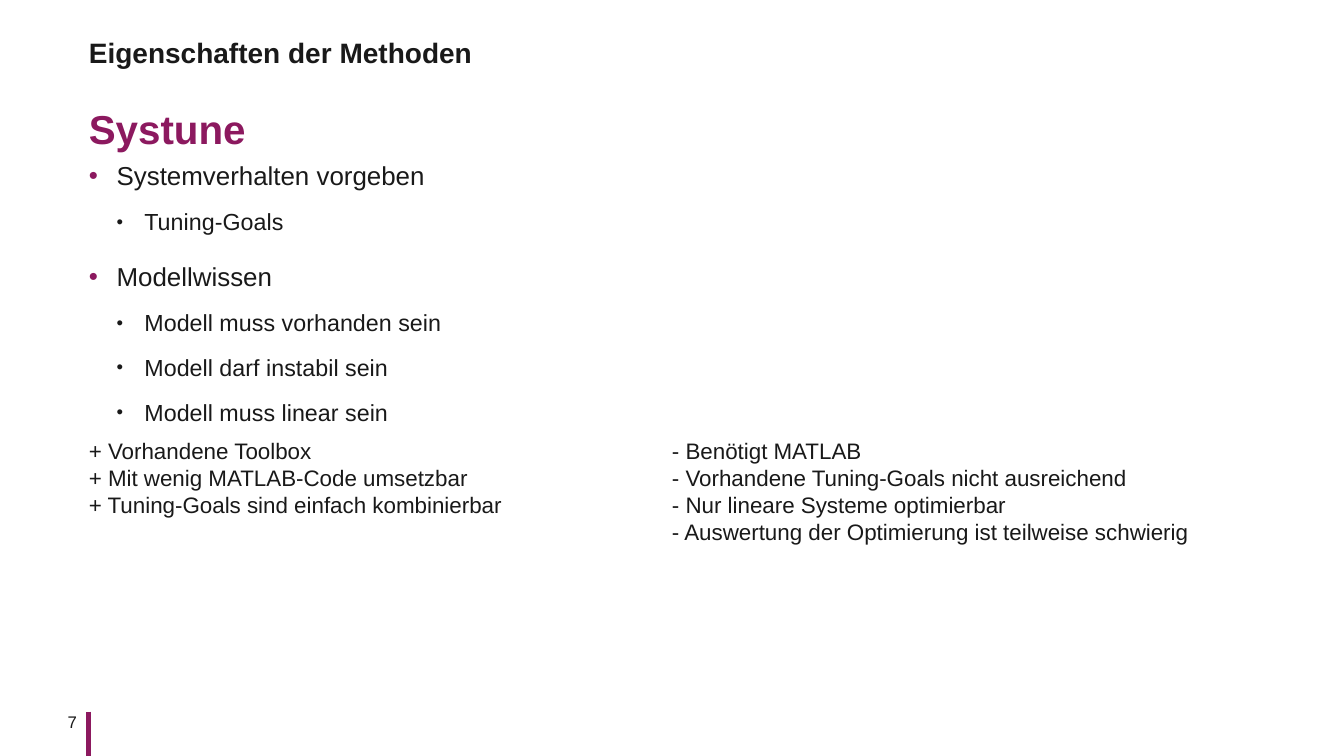
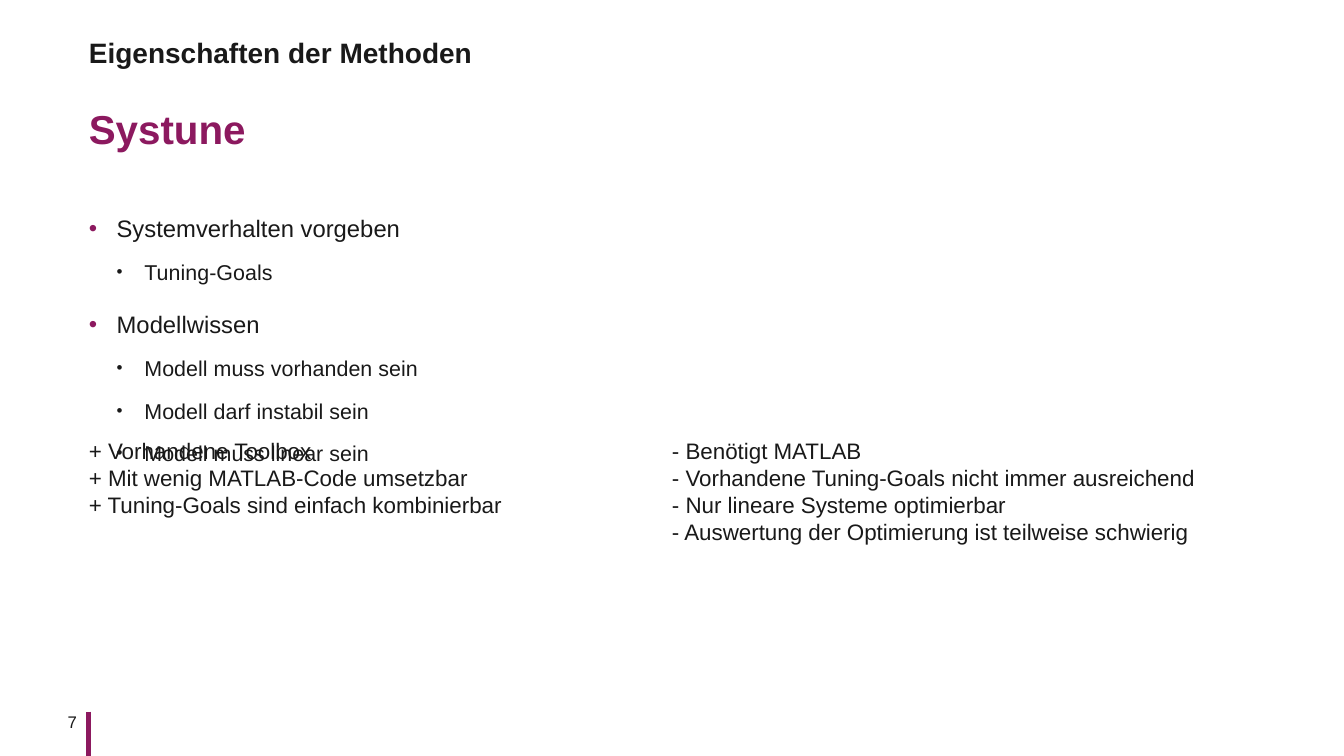
Before and after one commit to KROIA/Automatische_Reglersynthese, a slide deck: slide 7 of Präsentation/Präsentation.pptx. Drawn at 1344x756 pixels with LibreOffice and Linux fonts; fonts in the diff are those of the drawing; background and template pictures are left out. Boxes give left, top, right and bottom in pixels: in the first picture for what was removed or moved away, otherwise in the second. Text is boxed around its words. In the diff, an @@ line names an element or a change of style, - is before the commit and + after.

```diff
--- a/Präsentation/Präsentation.pptx
+++ b/Präsentation/Präsentation.pptx
@@ text "Systemverhalten vorgeben" at (117,219,417,462): size 18.5 to 17 pt in "Systemverhalten vorgeben", "Modellwissen"; size 16.6 to 15.3 pt in "Tuning-Goals", "Modell muss vorhanden sein", "Modell darf instabil sein", "Modell muss linear sein" @@
@@ text at (684,442,1195,545): text changed @@
-- Benötigt MATLAB
-- Vorhandene Tuning-Goals nicht ausreichend
-- Nur lineare Systeme optimierbar
-- Auswertung der Optimierung ist teilweise schwierig
+- Benötigt MATLAB
+- Vorhandene Tuning-Goals nicht immer ausreichend
+- Nur lineare Systeme optimierbar
+- Auswertung der Optimierung ist teilweise schwierig
```
Also in this commit, not shown: 4 other slides changed, 1 slide added.
